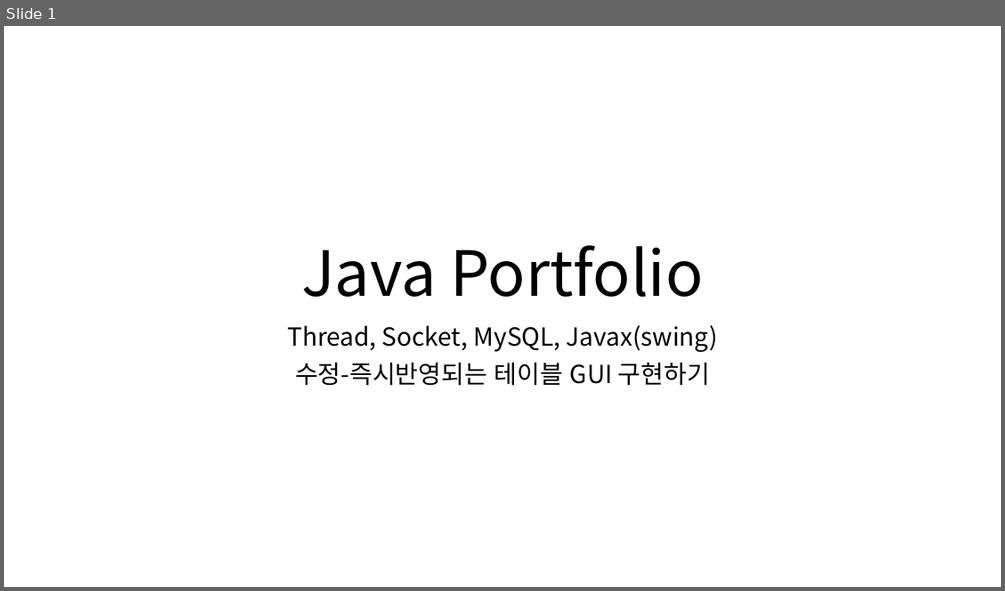
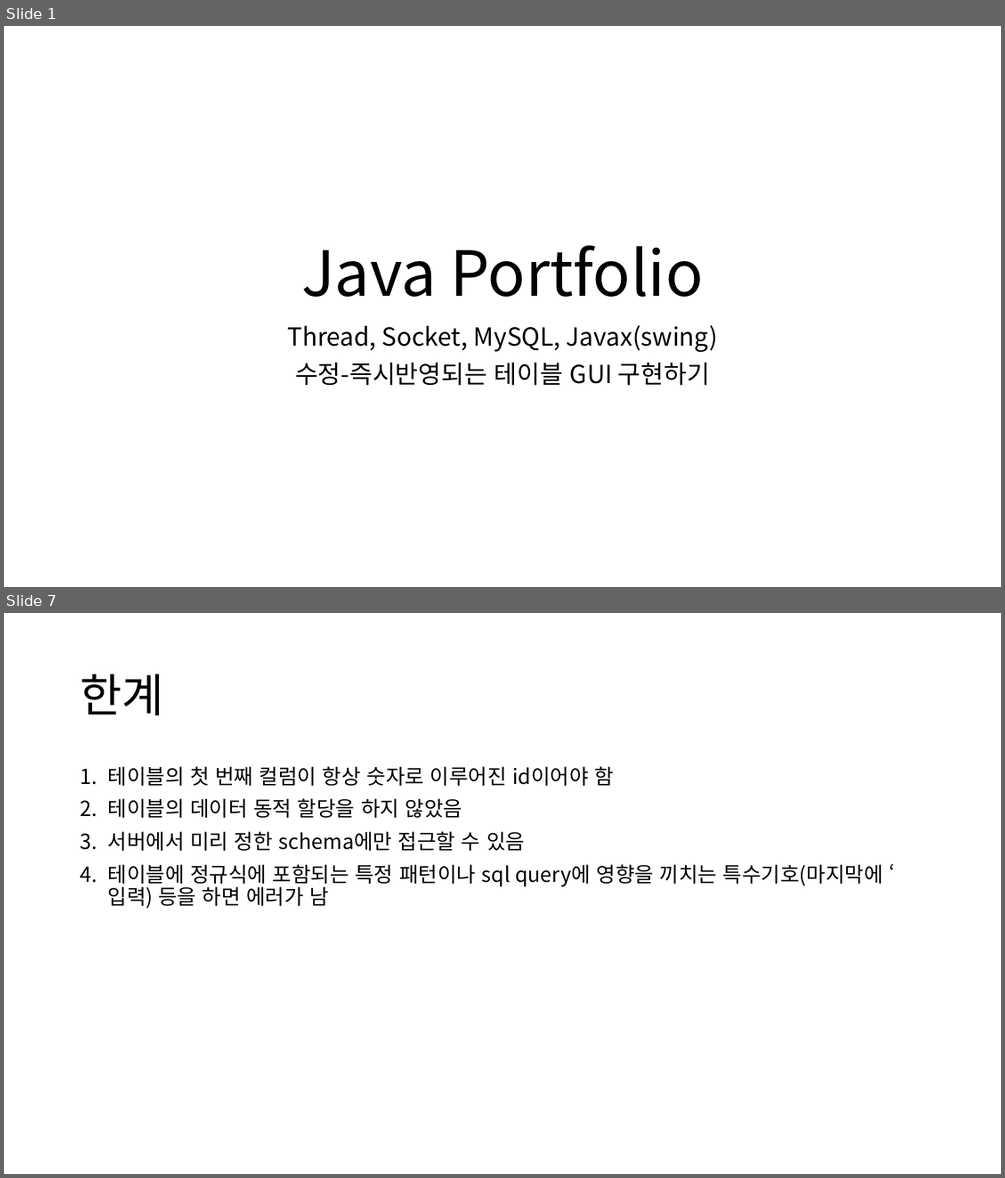
Before and after one commit to skyofsora/AutoSyncTableGUI, a slide deck: Java Portfolio.pptx. Shown one above the other, each under a label of ours: slide 1 before the commit, slides 1 and 7 after it; the slides between them are not shown. The pictures are 1005x591 and 1005x1178 pixels, drawn with LibreOffice and Linux fonts; fonts in the diff are those of the drawing. Boxes give left, top, right and bottom in pixels: in the first picture for what was removed or moved away, otherwise in the second. Text is boxed around its words. In the diff, an @@ line names an element or a change of style, - is before the commit and + after.

```diff
--- a/Java Portfolio.pptx
+++ b/Java Portfolio.pptx
@@ slide 7 added at box(4, 613, 1001, 1174), background #FFFFFF @@
@@ title added at box(80, 674, 163, 715), 44 pt, text #000000 @@
+한계
@@ text added at box(108, 766, 883, 908), 20 pt, text #000000 @@
+1. 테이블의 첫 번째 컬럼이 항상 숫자로 이루어진 id이어야 함
+2. 테이블의 데이터 동적 할당을 하지 않았음
+3. 서버에서 미리 정한 schema에만 접근할 수 있음
+4. 테이블에 정규식에 포함되는 특정 패턴이나 sql query에 영향을 끼치는 특수기호(마지막에 ‘ 입력) 등을 하면 에러가 남
```
Also in this commit, not shown: 2 slides changed, 4 other slides added, 1 slide removed, 3 other files.
